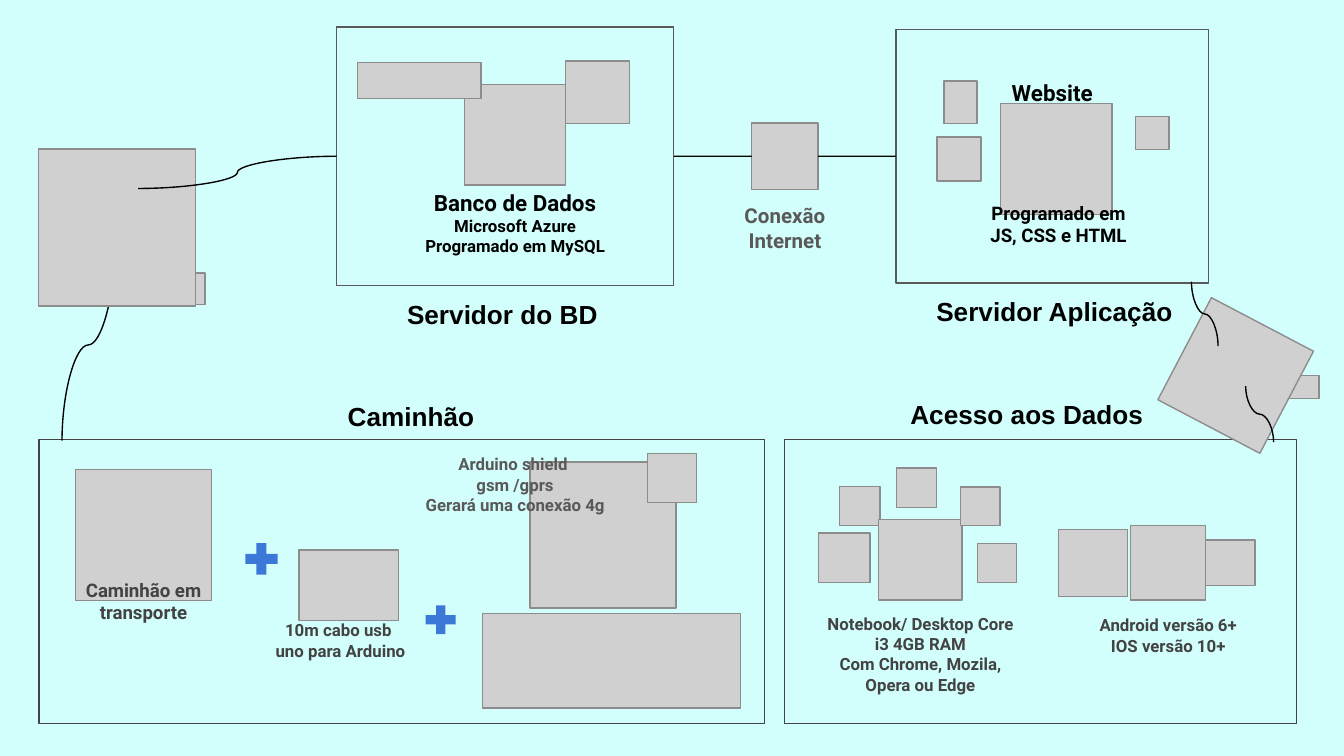
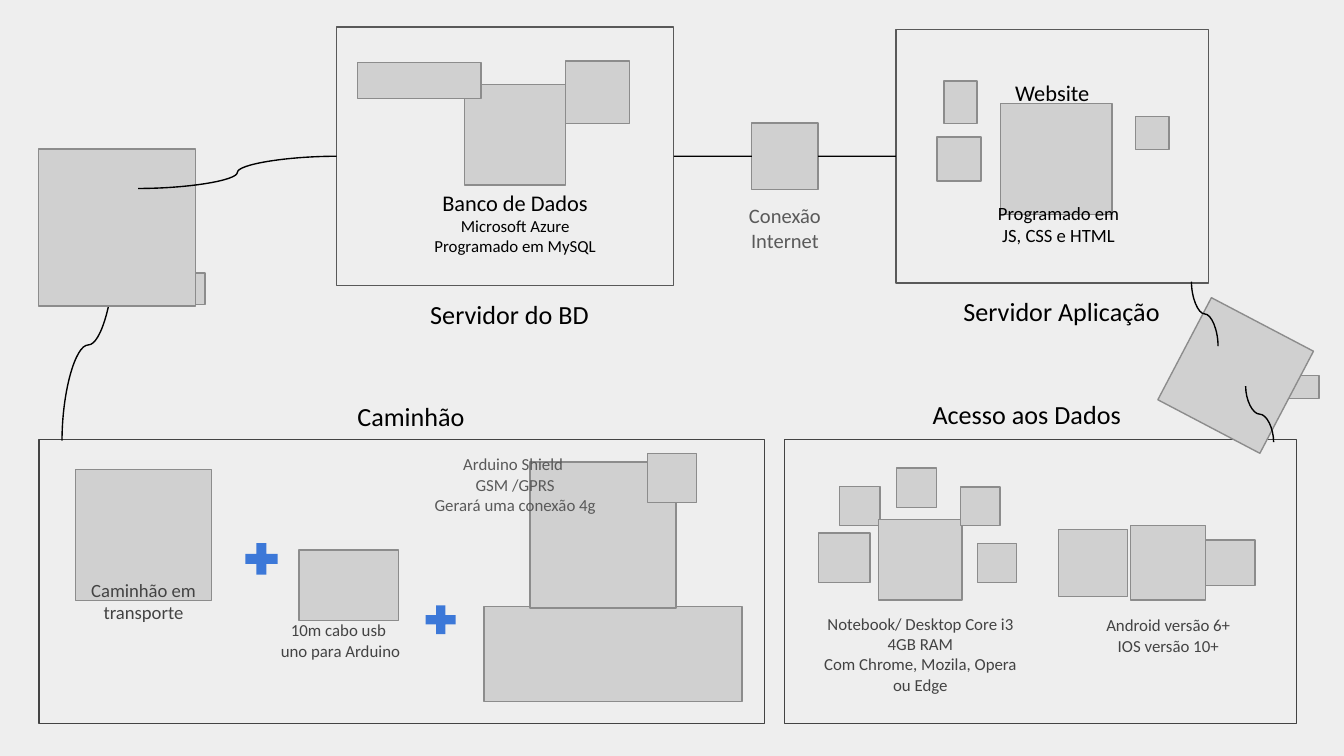
Before and after one commit to Biotec-Sprint02/Projeto-PI, a slide deck: slide 2 of Tecnologia da Informação/HLD&LLD.pptx. Drawn at 1344x756 pixels with LibreOffice and Linux fonts; fonts in the diff are those of the drawing; grey boxes stand for pictures. Boxes give left, top, right and bottom in pixels: in the first picture for what was removed or moved away, otherwise in the second. Text is boxed around its words. In the diff, an @@ line names an element or a change of style, - is before the commit and + after.

```diff
--- a/Tecnologia da Informação/HLD&LLD.pptx
+++ b/Tecnologia da Informação/HLD&LLD.pptx
@@ background #D2FFFC to #EEEEEE @@
@@ font Arial to Calibri, bold off in 4 elements at (357,408,464,426), (933,406,1120,425), (963,303,1159,326), (430,306,588,324) @@
@@ text "Servidor do BD": place and size @@
-text "Servidor do BD" at (407,305,598,325)
+text "Servidor do BD" at (430,306,588,324)
@@ text "Servidor Aplicação": place and size @@
-text "Servidor Aplicação" at (936,302,1173,327)
+text "Servidor Aplicação" at (963,303,1159,326)
@@ text at (463,458,563,496): text changed; font Roboto to Calibri; bold off @@
-Arduino shield
-gsm /gprs
+Arduino Shield
+GSM /GPRS
@@ text at (435,497,595,516): font Roboto to Calibri, bold off in "Gerará uma conexão 4g" @@
@@ font Roboto to Calibri, bold off in 8 elements at (281,624,400,660), (824,618,1017,694), (1106,619,1230,652), (434,195,596,255), (1015,85,1089,104), (998,204,1119,244), (749,209,821,248), (91,584,196,622) @@
@@ picture: place and size @@
-picture at (482,614,741,708)
+picture at (484,606,742,700)
```
Also in this commit, not shown: 1 other slide changed.
